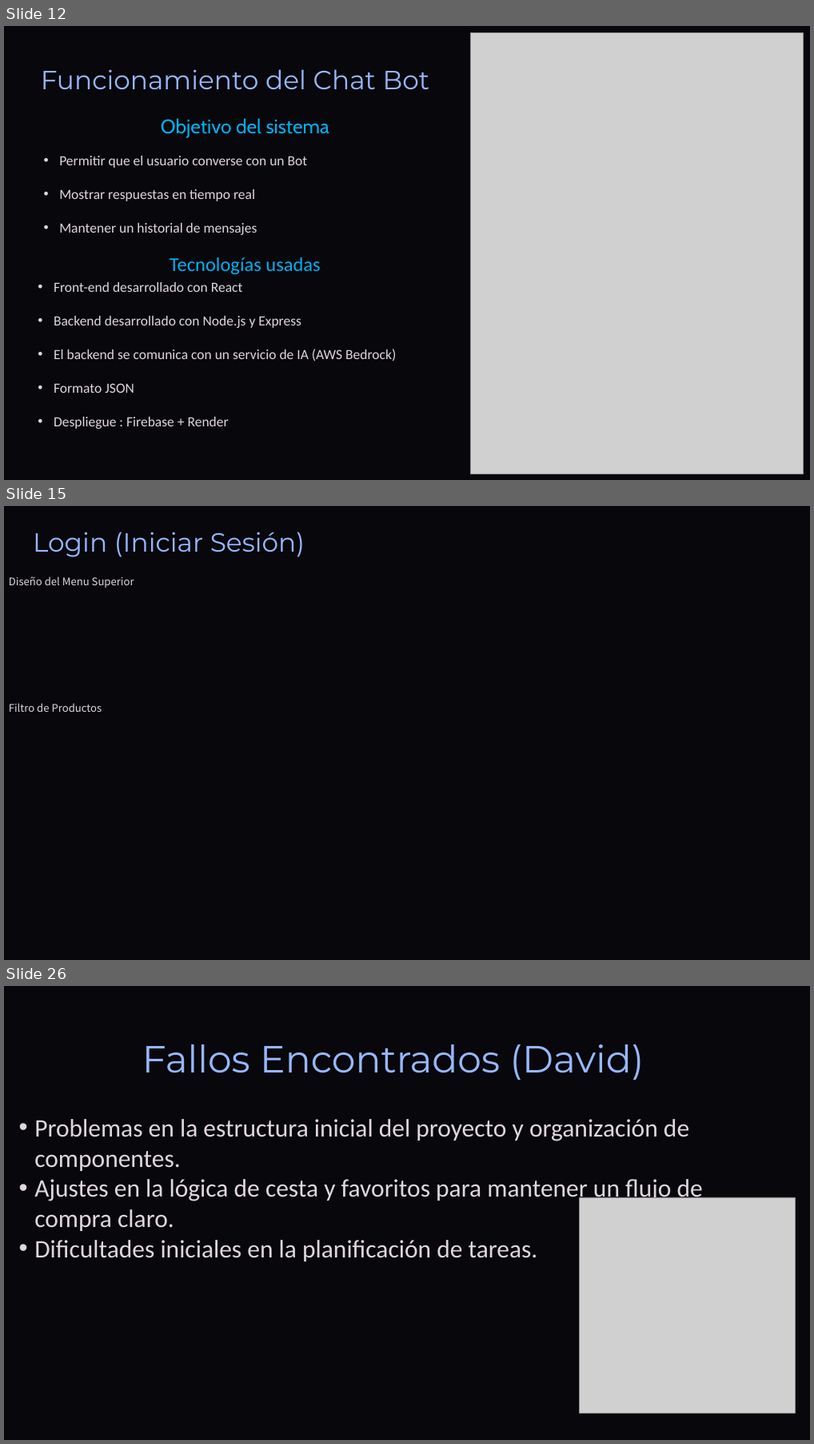
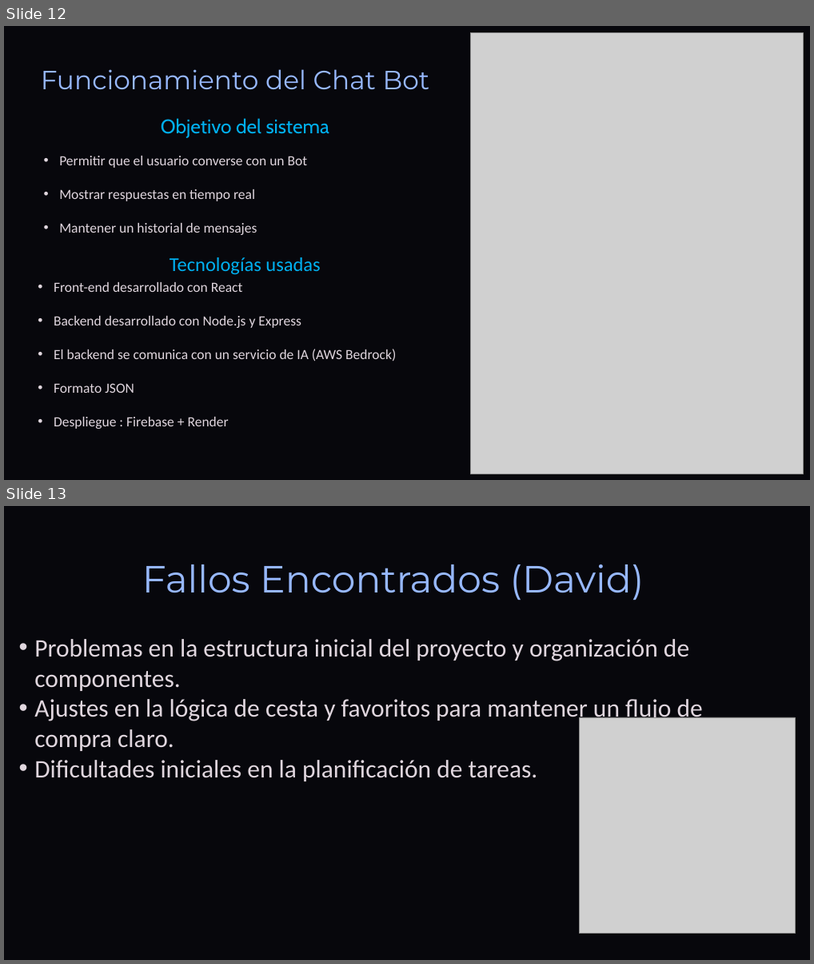
Before and after one commit to DavidCorredorMiguel/proyectogrupo2, a slide deck: Tech-and-Learn-Innovacion-y-Aprendizaje-en-E-commerce (1).pptx. Shown one above the other, each under a label of ours: slides 12, 15 and 26 before the commit, slides 12 and 13 after it; the slides between them are not shown. The pictures are 814x1444 and 814x964 pixels, drawn with LibreOffice and Linux fonts; fonts in the diff are those of the drawing; grey boxes stand for pictures; background and template pictures are left out. Boxes give left, top, right and bottom in pixels: in the first picture for what was removed or moved away, otherwise in the second. Text is boxed around its words. In the diff, an @@ line names an element or a change of style, - is before the commit and + after.

```diff
--- a/Tech-and-Learn-Innovacion-y-Aprendizaje-en-E-commerce (1).pptx
+++ b/Tech-and-Learn-Innovacion-y-Aprendizaje-en-E-commerce (1).pptx
@@ slide 15 removed at [4, 506, 810, 960], background picture (left out); not listed: 1 template element that a slide beside it also shows @@
@@ text removed at [33, 532, 305, 557] @@
-Login (Iniciar Sesión)
@@ text removed at [9, 576, 134, 588] @@
-Diseño del Menu Superior
@@ text removed at [9, 703, 102, 712] @@
-Filtro de Productos
@@ what was slide 26 is now slide 13 @@
```
Also in this commit, not shown: 1 slide changed, 12 other slides removed.
